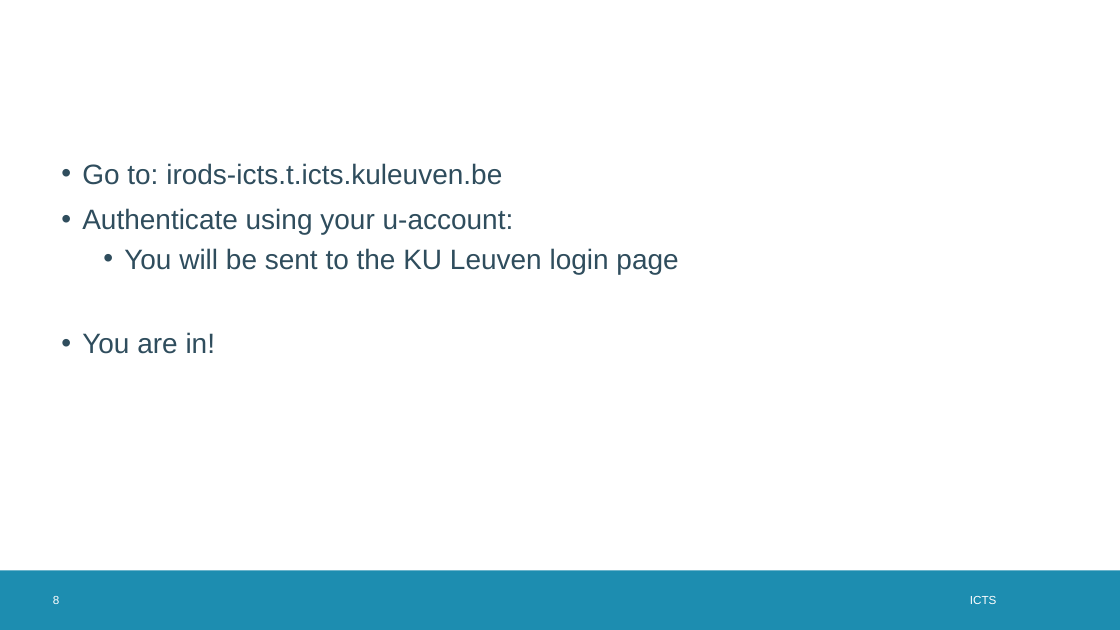
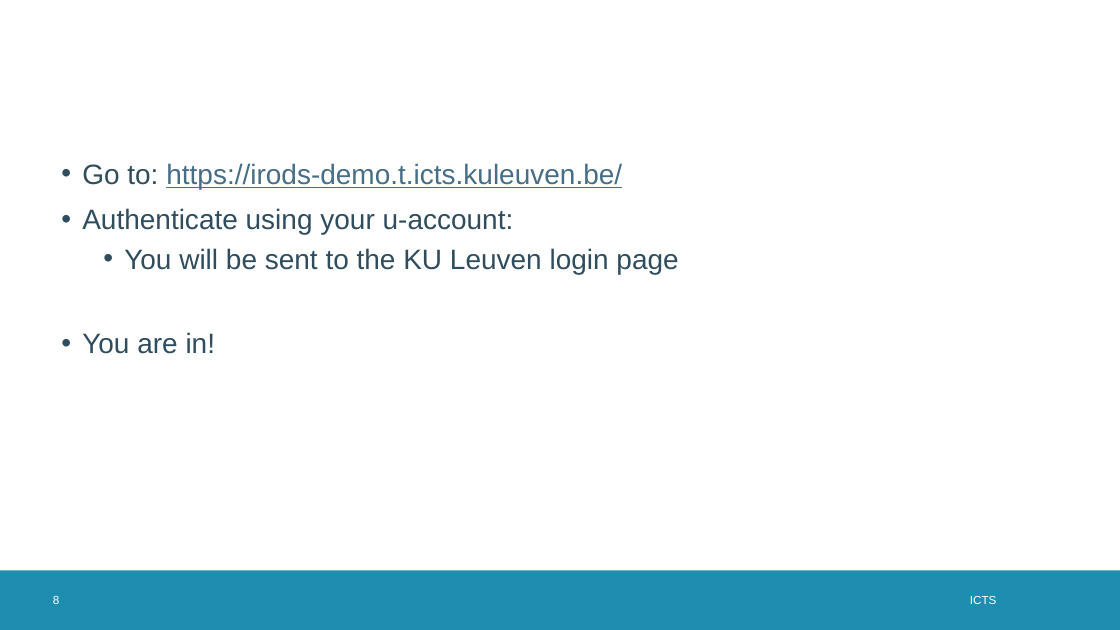
Before and after one commit to hpcleuven/iRODS-local-admin-training, a slide deck: slide 8 of 03_KULeuven-testbed-infrastructuur.pptx. Drawn at 1120x630 pixels with LibreOffice and Linux fonts; fonts in the diff are those of the drawing; background and template pictures are left out. Boxes give left, top, right and bottom in pixels: in the first picture for what was removed or moved away, otherwise in the second. Text is boxed around its words. In the diff, an @@ line names an element or a change of style, - is before the commit and + after.

```diff
--- a/03_KULeuven-testbed-infrastructuur.pptx
+++ b/03_KULeuven-testbed-infrastructuur.pptx
@@ text at [82, 163, 622, 189]: text changed; text colour #2F4D5D to #466E87 @@
-• Go to: irods-icts.t.icts.kuleuven.be
+• Go to: https://irods-demo.t.icts.kuleuven.be/
```
Also in this commit, not shown: 3 other slides changed, 1 slide added, 4 other files.
